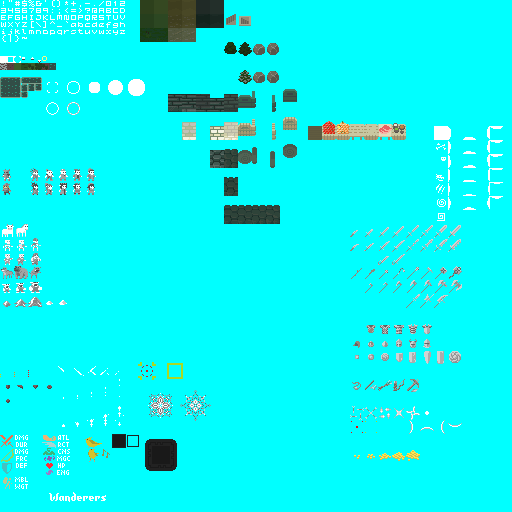
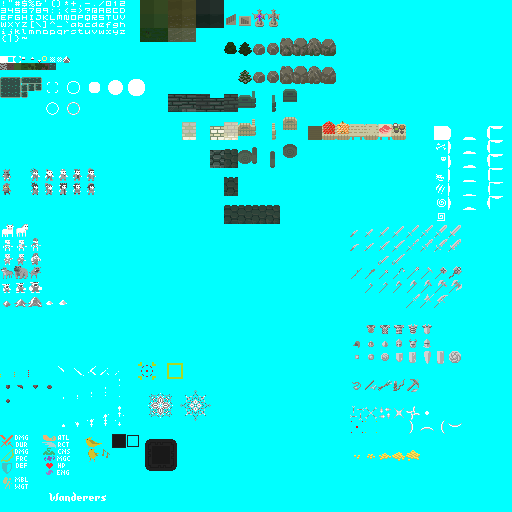
Revision of a layered 512px x 512px image; what changed, layer by layer:
painted on "Main" over box(50, 9, 336, 84)
